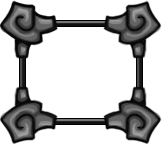
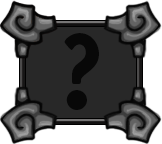
Comparing the layer stacks of the two 162 x 144 images. Changes:
added layer "?" above "Brightness/Contrast 2" over (64, 33, 99, 110)
showed "Rectangle 1" over (26, 27, 139, 121)
